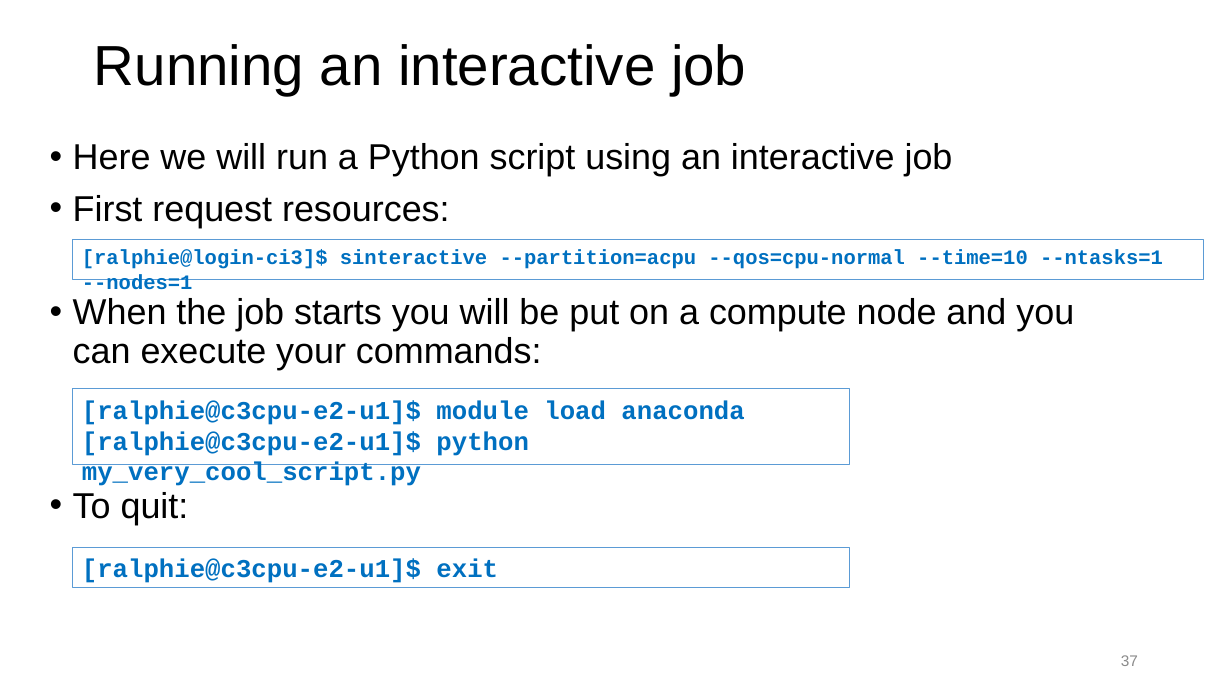
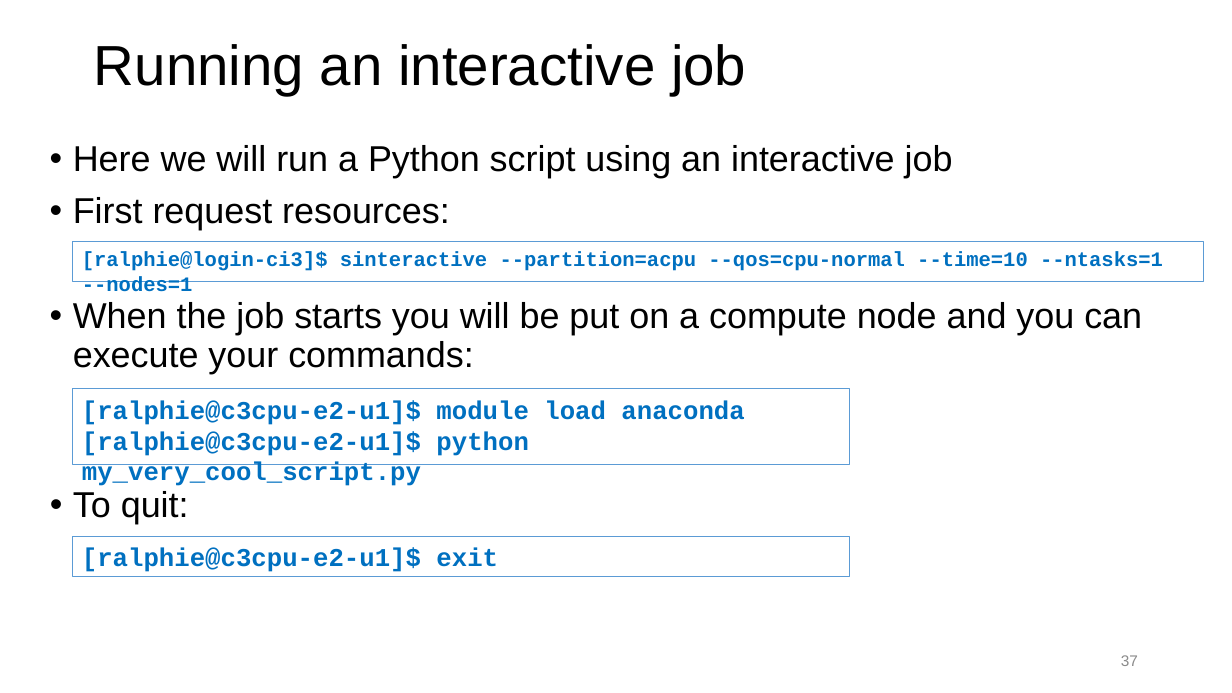
Before and after one commit to ResearchComputing/Getting_Started_With_Research_Computing, a slide deck: slide 37 of Command_Line_And_Job_Scheduling.pptx. Drawn at 1232x693 pixels with LibreOffice and Linux fonts; fonts in the diff are those of the drawing; background and template pictures are left out. Boxes give left, top, right and bottom in pixels: in the first picture for what was removed or moved away, otherwise in the second. Text is boxed around its words. In the diff, an @@ line names an element or a change of style, - is before the commit and + after.

```diff
--- a/Command_Line_And_Job_Scheduling.pptx
+++ b/Command_Line_And_Job_Scheduling.pptx
@@ text at <box>73,143,953,228</box>: paragraphs removed @@
-• Here we will run a Python script using an interactive job
-• First request resources:
@@ text added at <box>73,145,953,230</box>, 28 pt, text #000000 @@
+• Here we will run a Python script using an interactive job
+• First request resources:
@@ text "When the job starts you ...": place and size @@
-text "When the job starts you ..." at <box>73,143,1074,525</box>
+text "When the job starts you ..." at <box>73,302,1142,374</box>
@@ rectangle "[ralphie@c3cpu-e2-u1]$ exit": place and size @@
-rectangle "[ralphie@c3cpu-e2-u1]$ exit" at <box>73,547,850,588</box>
+rectangle "[ralphie@c3cpu-e2-u1]$ exit" at <box>73,537,850,578</box>
```
Also in this commit, not shown: 5 other slides changed, 1 other file.
